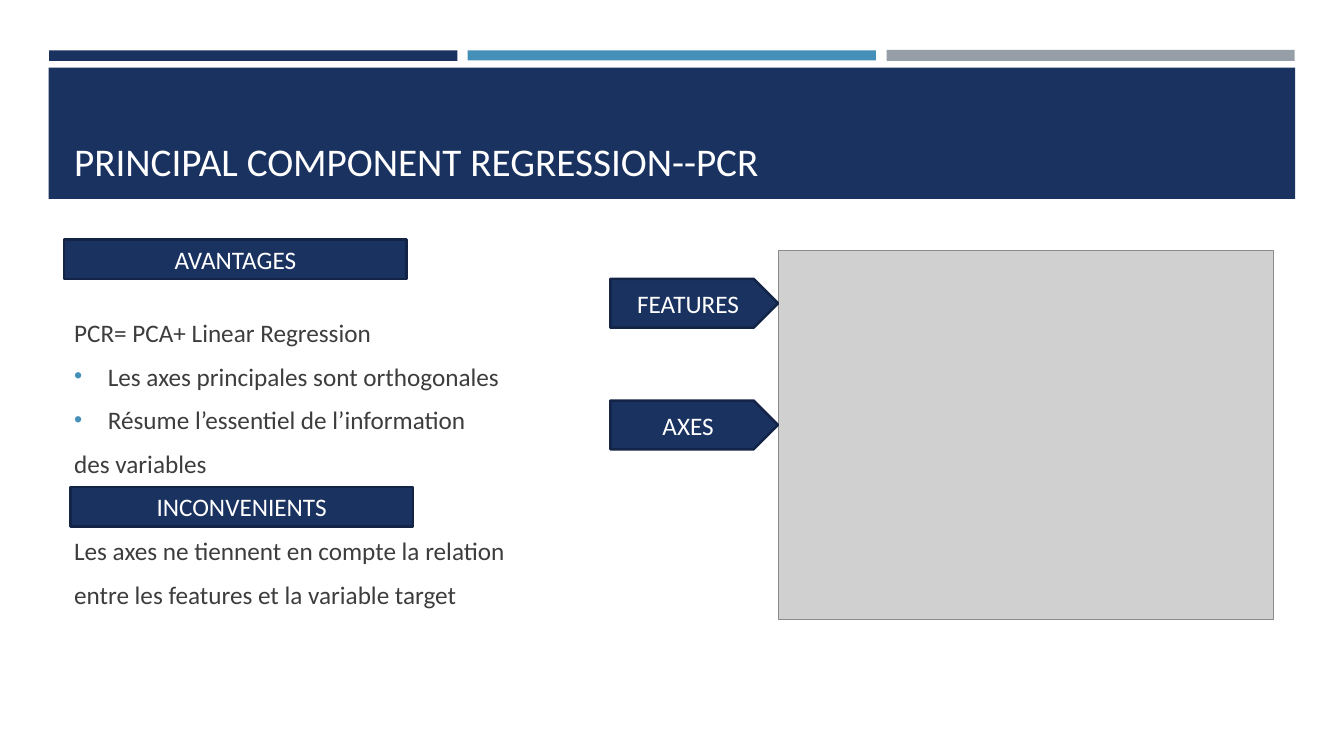
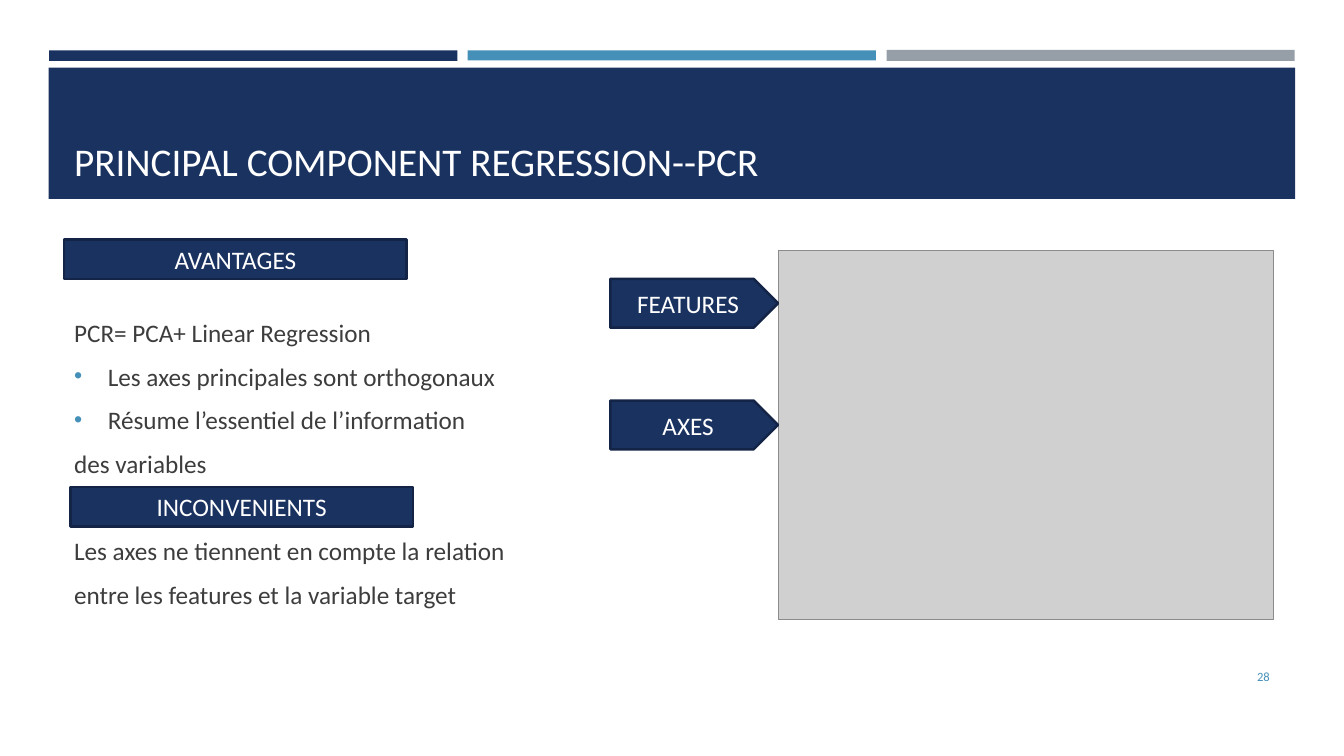
Before and after one commit to yasran02/Projet-ML-House-prices-predictions, a slide deck: slide 28 of Powerpoint/EXPOSE_ML.pptx (slide 27 before the commit). Drawn at 1344x756 pixels with LibreOffice and Linux fonts; fonts in the diff are those of the drawing; grey boxes stand for pictures. Boxes give left, top, right and bottom in pixels: in the first picture for what was removed or moved away, otherwise in the second. Text is boxed around its words. In the diff, an @@ line names an element or a change of style, - is before the commit and + after.

```diff
--- a/Powerpoint/EXPOSE_ML.pptx
+++ b/Powerpoint/EXPOSE_ML.pptx
@@ text at (x1=108, y1=368, x2=494, y2=391): text changed @@
-• Les axes principales sont orthogonales
+• Les axes principales sont orthogonaux
@@ page number added at (x1=1257, y1=672, x2=1270, y2=681), 9 pt, text #4590B8 @@
+28
```
Also in this commit, not shown: 33 other slides changed, 2 slides added.
